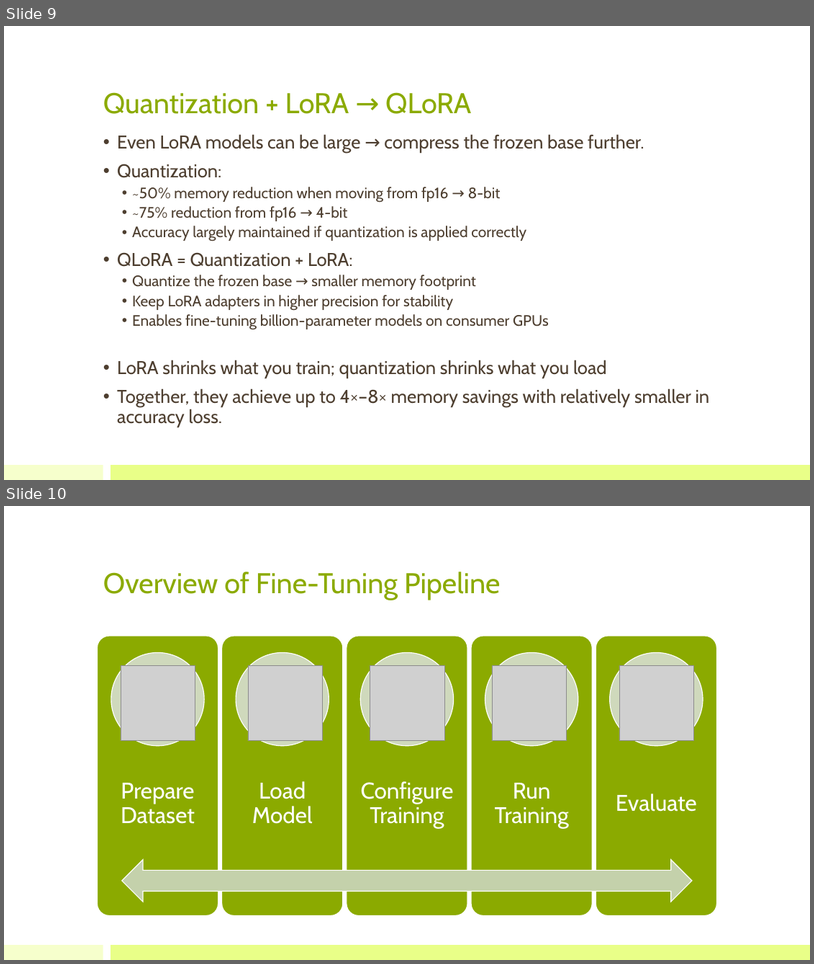
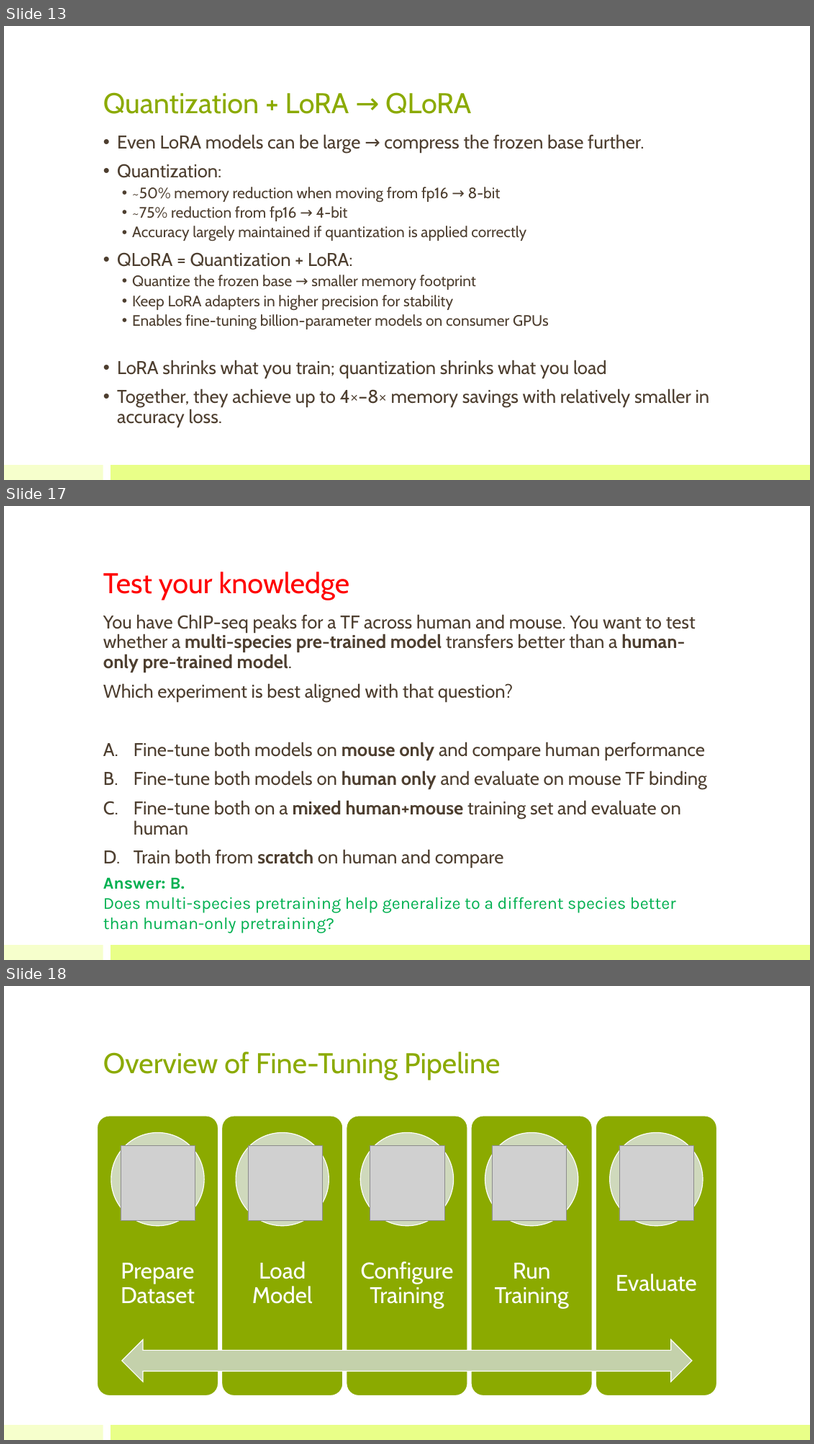
Before and after one commit to bioinfo-kaust/gfm-workshop, a slide deck: lecture_slides/3.day2_before_lunch/lecture_3_finetuning.pptx. Shown one above the other, each under a label of ours: slides 9 and 10 before the commit, slides 13, 17 and 18 after it; the slides between them are not shown. The pictures are 814x964 and 814x1444 pixels, drawn with LibreOffice and Linux fonts; fonts in the diff are those of the drawing; grey boxes stand for pictures. Boxes give left, top, right and bottom in pixels: in the first picture for what was removed or moved away, otherwise in the second. Text is boxed around its words. In the diff, an @@ line names an element or a change of style, - is before the commit and + after.

```diff
--- a/lecture_slides/3.day2_before_lunch/lecture_3_finetuning.pptx
+++ b/lecture_slides/3.day2_before_lunch/lecture_3_finetuning.pptx
@@ slide 17 added at <box>4,506,810,960</box>, background #FFFFFF; not listed: 2 template elements that a slide beside it also shows @@
@@ title added at <box>103,572,350,600</box>, 34 pt, text #FF0000 @@
+Test your knowledge
@@ text added at <box>103,614,707,867</box>, 22 pt, text #4D3E2F @@
+You have ChIP-seq peaks for a TF across human and mouse. You want to test whether a multi-species pre-trained model transfers better than a human-only pre-trained model.
+Which experiment is best aligned with that question?
+A. Fine-tune both models on mouse only and compare human performance
+B. Fine-tune both models on human only and evaluate on mouse TF binding
+C. Fine-tune both on a mixed human+mouse training set and evaluate on human
+D. Train both from scratch on human and compare
@@ text added at <box>103,878,676,932</box>, 20 pt, text #00B050 @@
+Answer: B.
+Does multi-species pretraining help generalize to a different species better than human-only pretraining?
@@ what was slide 9 is now slide 13 @@
@@ what was slide 10 is now slide 18 @@
```
Also in this commit, not shown: 9 slides changed, 8 other slides added, 2 slides removed, 5 other files.
